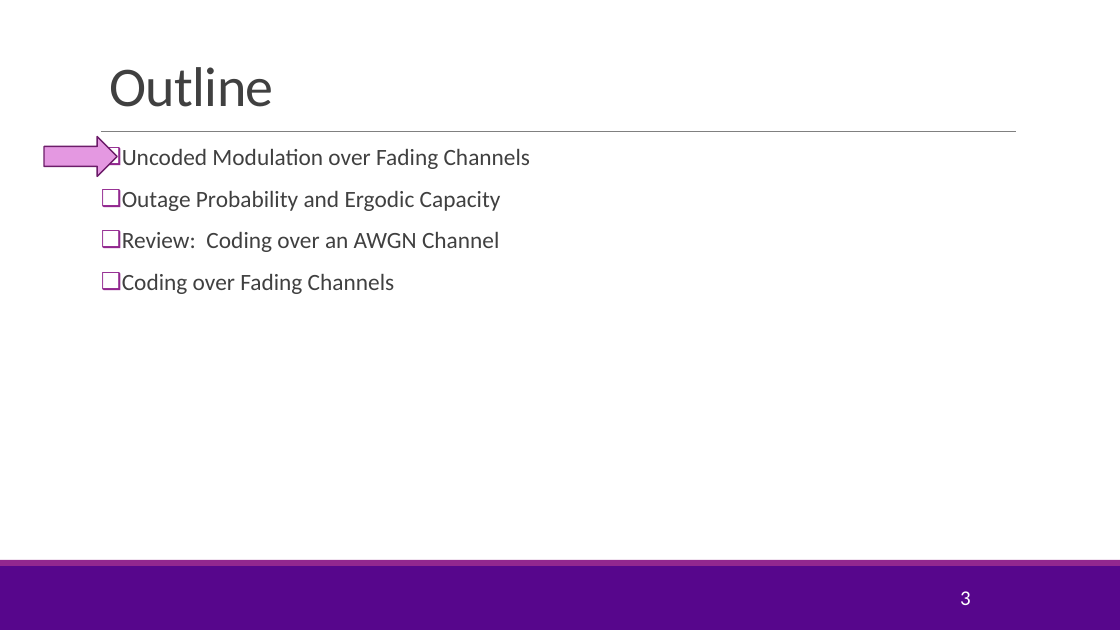
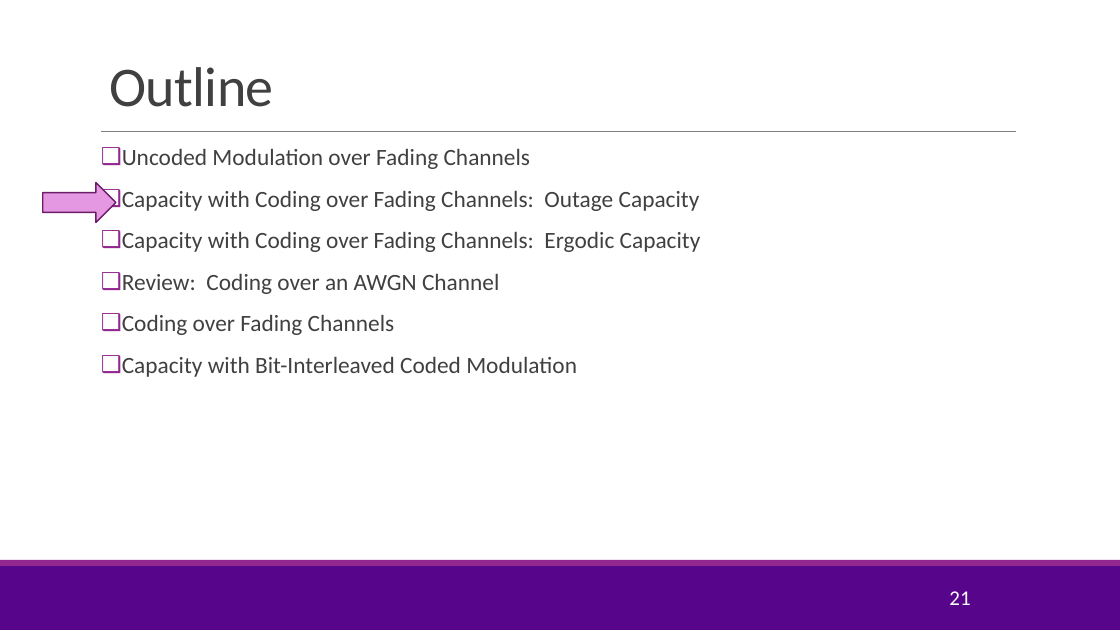
Before and after one commit to sdrangan/wirelesscomm, a slide deck: slide 21 of lectures/Unit04_Coding.pptx (slide 3 before the commit). Drawn at 1120x630 pixels with LibreOffice and Linux fonts; fonts in the diff are those of the drawing; background and template pictures are left out. Boxes give left, top, right and bottom in pixels: in the first picture for what was removed or moved away, otherwise in the second. Text is boxed around its words. In the diff, an @@ line names an element or a change of style, - is before the commit and + after.

Commit message:
Added BICM capacity to the lecture

```diff
--- a/lectures/Unit04_Coding.pptx
+++ b/lectures/Unit04_Coding.pptx
@@ right arrow: place and size @@
-right arrow at (44, 137, 117, 176)
+right arrow at (43, 182, 116, 222)
@@ text at (122, 191, 701, 252): text changed @@
-❑ Outage Probability and Ergodic Capacity
+❑ Capacity with Coding over Fading Channels: Outage Capacity
+❑ Capacity with Coding over Fading Channels: Ergodic Capacity
@@ text at (122, 357, 577, 377): paragraph added @@
+❑ Capacity with Bit-Interleaved Coded Modulation
@@ page number at (949, 591, 970, 605): text changed @@
-3
+21
```
Also in this commit, not shown: 7 other slides changed, 11 slides added, 3 slides removed, 3 other files.
